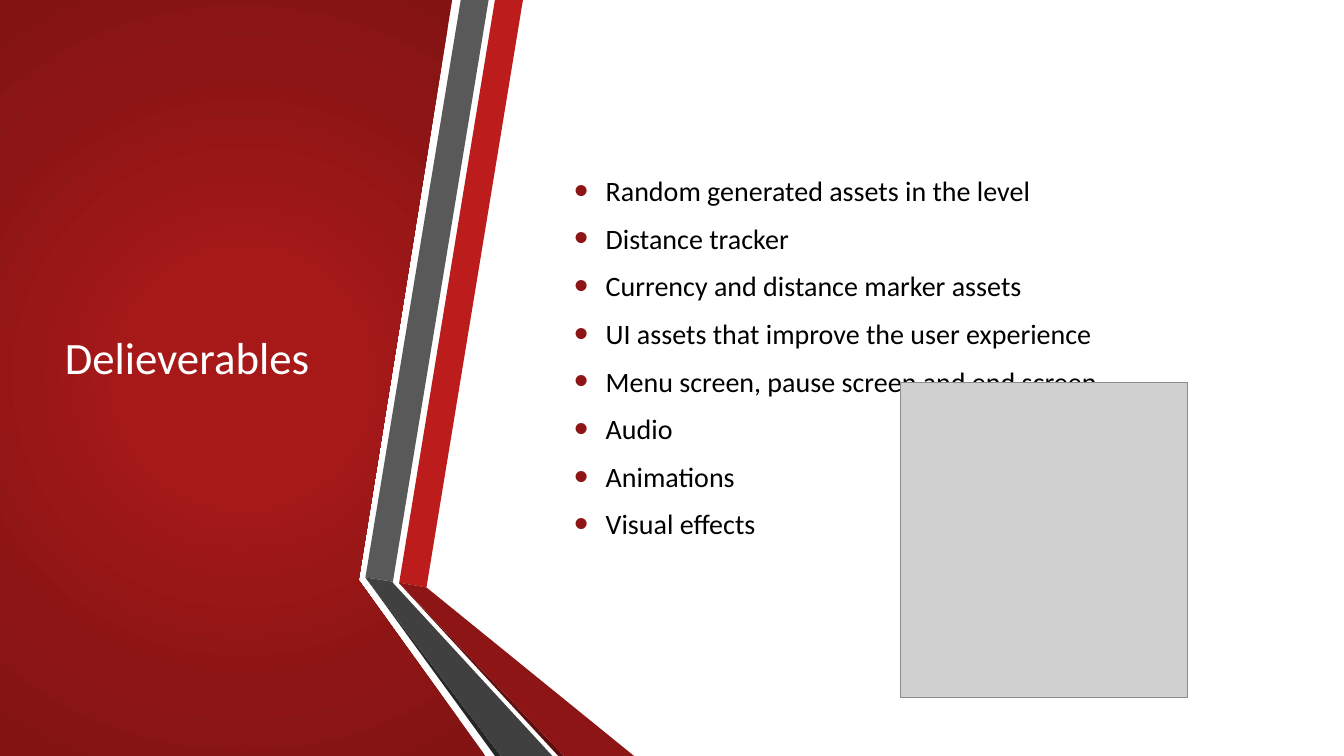
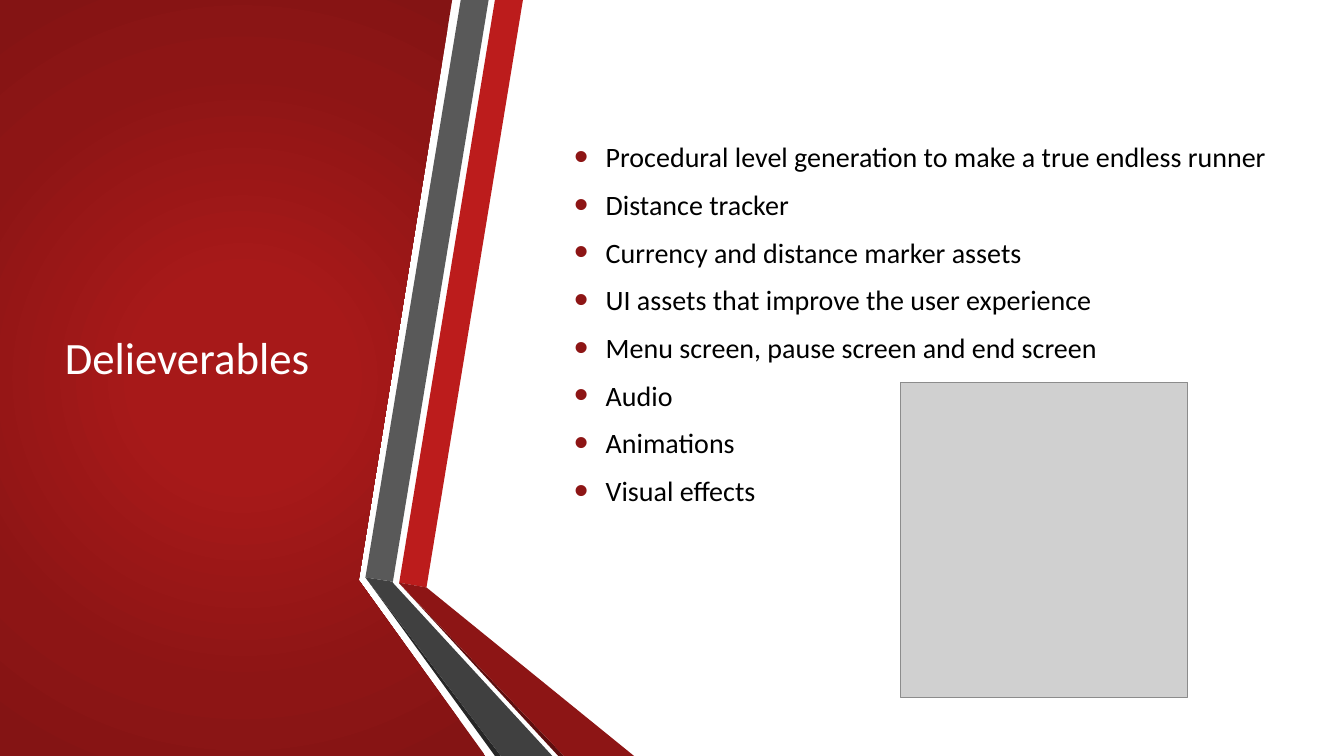
Before and after one commit to UoSGroupProjects1819/mgp-team-3, a slide deck: slide 6 of Presentations/Pitch_Presentation_Group_3.pptx. Drawn at 1344x756 pixels with LibreOffice and Linux fonts; fonts in the diff are those of the drawing; grey boxes stand for pictures; background and template pictures are left out. Boxes give left, top, right and bottom in pixels: in the first picture for what was removed or moved away, otherwise in the second. Text is boxed around its words. In the diff, an @@ line names an element or a change of style, - is before the commit and + after.

Commit message:
clarify procedural generated level deliverable

```diff
--- a/Presentations/Pitch_Presentation_Group_3.pptx
+++ b/Presentations/Pitch_Presentation_Group_3.pptx
@@ text "Procedural level generation to make ...": place and size @@
-text "Procedural level generation to make ..." at (606,181,1097,535)
+text "Procedural level generation to make ..." at (606,147,1266,502)
@@ text at (606,147,1266,172): text changed @@
-• Random generated assets in the level
+• Procedural level generation to make a true endless runner
```
